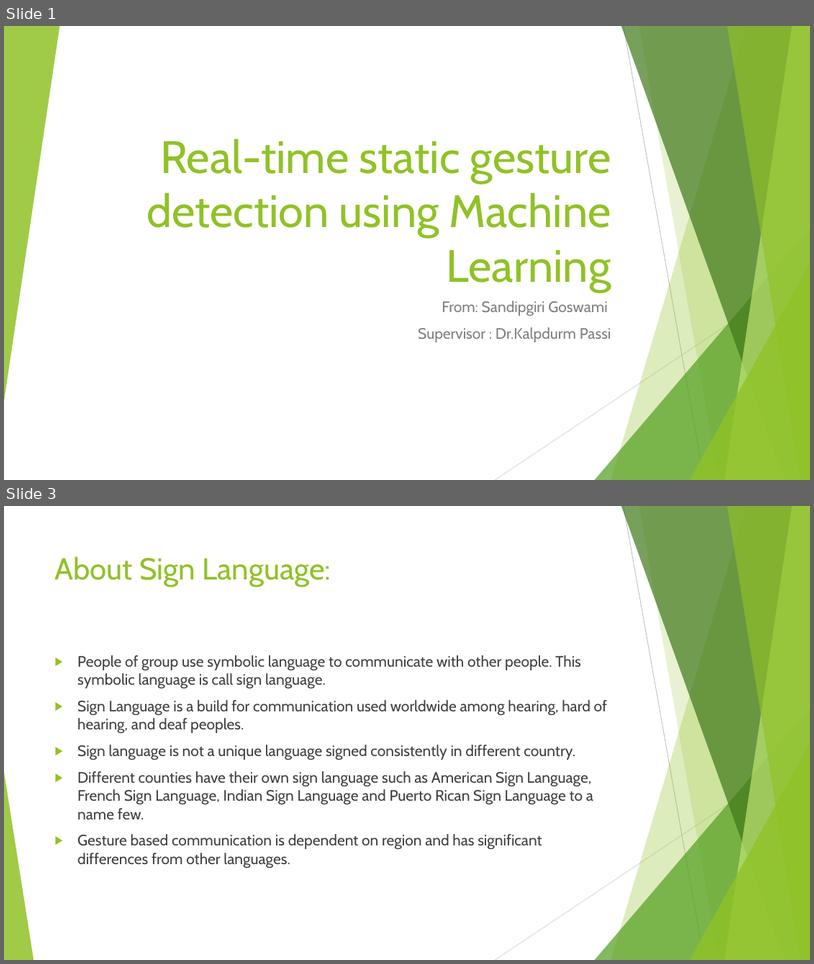
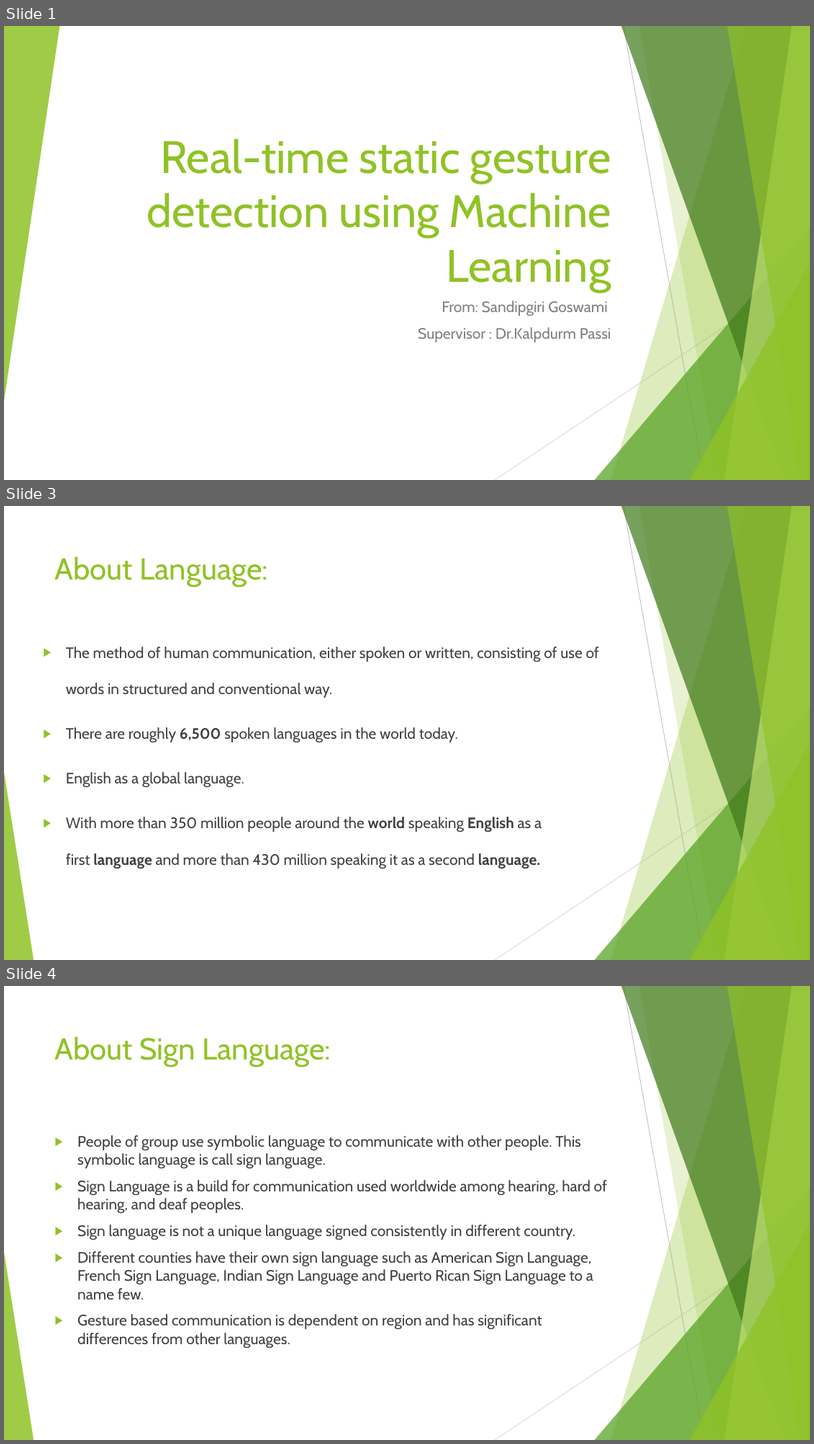
Before and after one commit to sandipgoswami/Mythesis, a slide deck: Sign language/Final/Thesis PPT 0362577-2.pptx. Shown one above the other, each under a label of ours: slides 1 and 3 before the commit, slides 1, 3 and 4 after it; the slides between them are not shown. The pictures are 814x964 and 814x1444 pixels, drawn with LibreOffice and Linux fonts; fonts in the diff are those of the drawing. Boxes give left, top, right and bottom in pixels: in the first picture for what was removed or moved away, otherwise in the second. Text is boxed around its words. In the diff, an @@ line names an element or a change of style, - is before the commit and + after.

```diff
--- a/Sign language/Final/Thesis PPT 0362577-2.pptx
+++ b/Sign language/Final/Thesis PPT 0362577-2.pptx
@@ slide 3 added at [4,506,810,960], background #FFFFFF; not listed: 10 template elements that a slide beside it also shows @@
@@ title added at [55,556,268,587], 36 pt, text #90C226 @@
+About Language:
@@ text added at [66,646,599,869], 18 pt, text #404040 @@
+▶ The method of human communication, either spoken or written, consisting of use of words in structured and conventional way.
+▶ There are roughly 6,500 spoken languages in the world today.
+▶ English as a global language.
+▶ With more than 350 million people around the world speaking English as a first language and more than 430 million speaking it as a second language.
@@ what was slide 3 is now slide 4 @@
```
Also in this commit, not shown: 3 slides changed, 3 other slides added, 3 other files.
